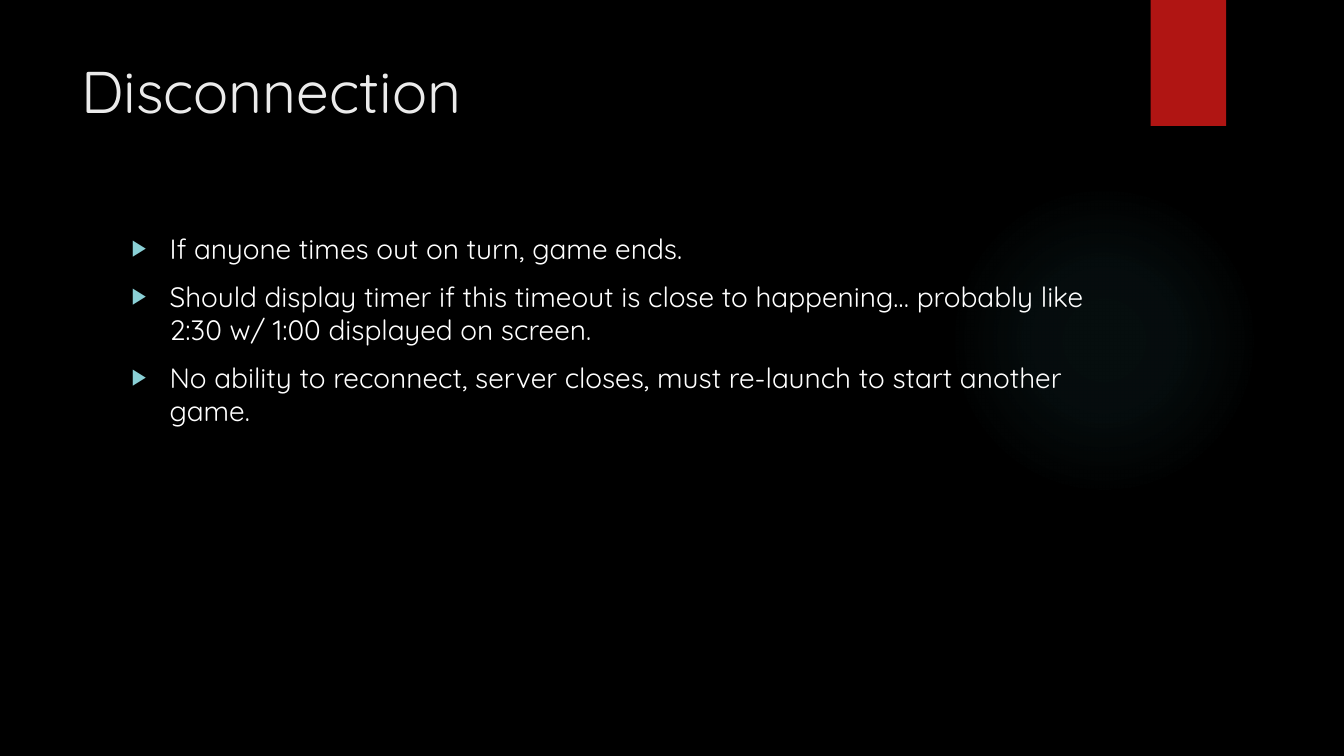
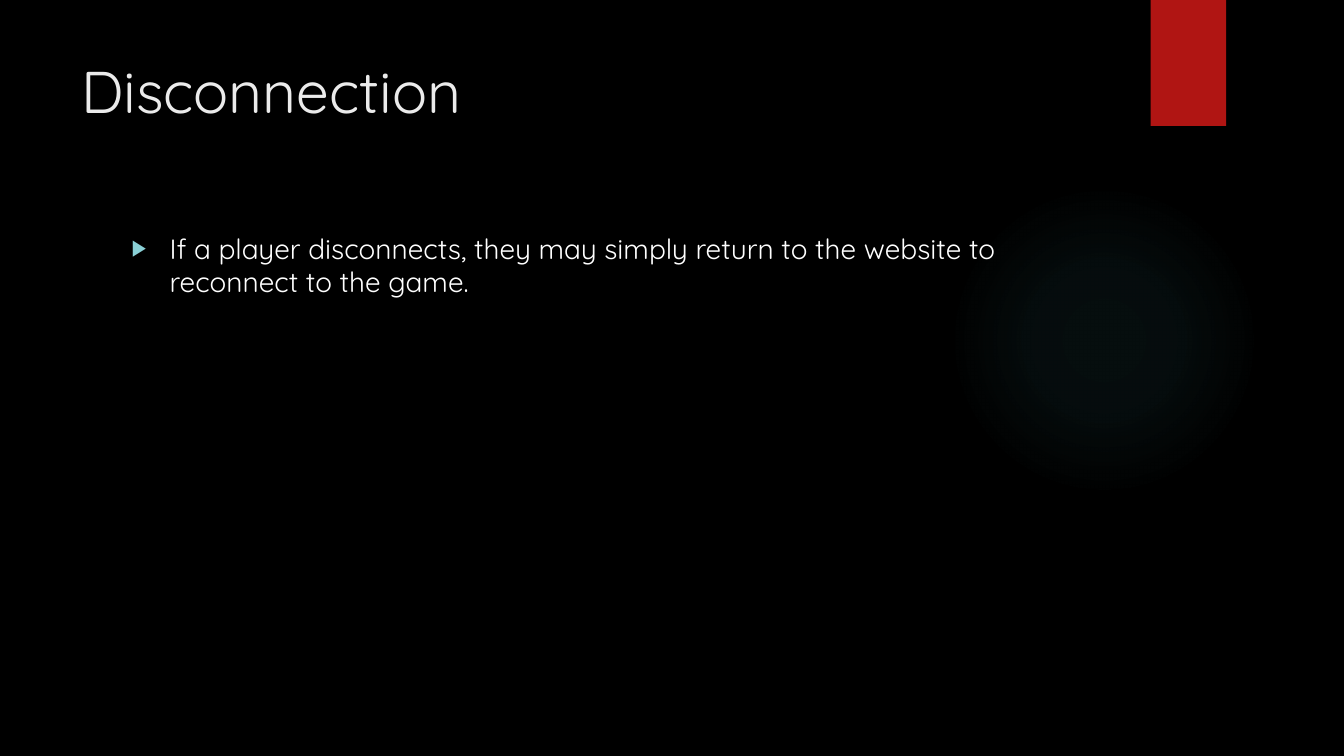
Before and after one commit to istewart/carcassonne, a slide deck: slide 8 of Design Document.pptx. Drawn at 1344x756 pixels with LibreOffice and Linux fonts; fonts in the diff are those of the drawing; background and template pictures are left out. Boxes give left, top, right and bottom in pixels: in the first picture for what was removed or moved away, otherwise in the second. Text is boxed around its words. In the diff, an @@ line names an element or a change of style, - is before the commit and + after.

```diff
--- a/Design Document.pptx
+++ b/Design Document.pptx
@@ text at bbox=[170, 238, 995, 298]: text changed @@
-▶ If anyone times out on turn, game ends.
-▶ Should display timer if this timeout is close to happening… probably like 2:30 w/ 1:00 displayed on screen.
-▶ No ability to reconnect, server closes, must re-launch to start another game.
+▶ If a player disconnects, they may simply return to the website to reconnect to the game.
```
Also in this commit, not shown: 5 other slides changed.
